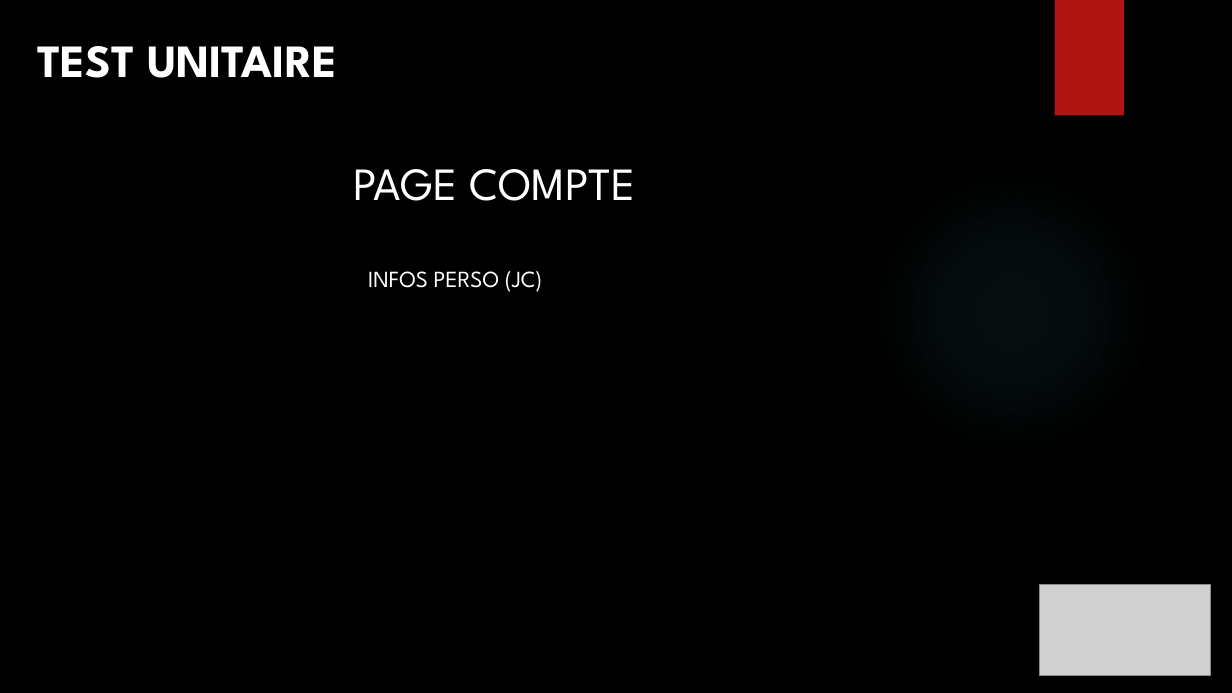
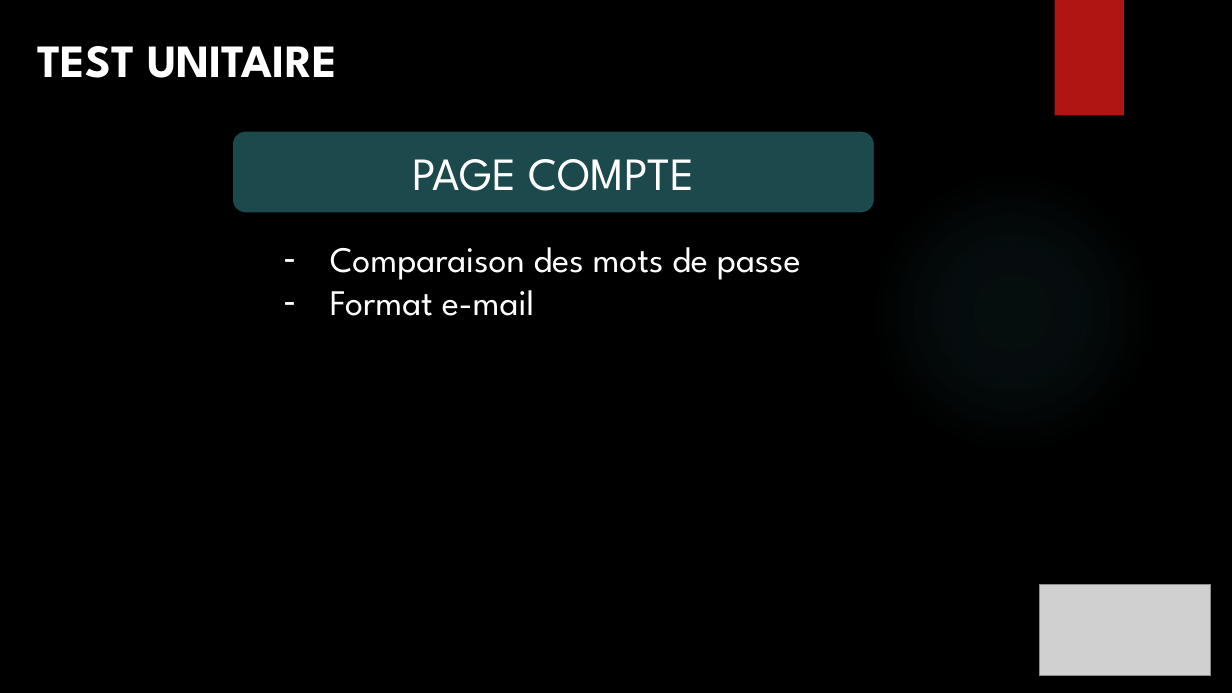
Before and after one commit to ChampemeDylan/UPOP, a slide deck: slide 27 of Présentation UPOP.pptx. Drawn at 1232x693 pixels with LibreOffice and Linux fonts; fonts in the diff are those of the drawing; grey boxes stand for pictures; background and template pictures are left out. Boxes give left, top, right and bottom in pixels: in the first picture for what was removed or moved away, otherwise in the second. Text is boxed around its words. In the diff, an @@ line names an element or a change of style, - is before the commit and + after.

```diff
--- a/Présentation UPOP.pptx
+++ b/Présentation UPOP.pptx
@@ rounded rectangle "PAGE COMPTE": place and size @@
-rounded rectangle "PAGE COMPTE" at (353,169,635,201)
+rounded rectangle "PAGE COMPTE" at (232,130,875,213)
@@ rounded rectangle "PAGE COMPTE" at (232,130,875,213): alignment left to centre; vertical alignment top to middle; fill none to #1B494C; outline none to #000000 1.5 pt @@
@@ text at (330,247,801,316): text changed; size 18 to 28 pt @@
-INFOS PERSO (JC)
+– Comparaison des mots de passe
+– Format e-mail
```
Also in this commit, not shown: 3 other slides changed.
